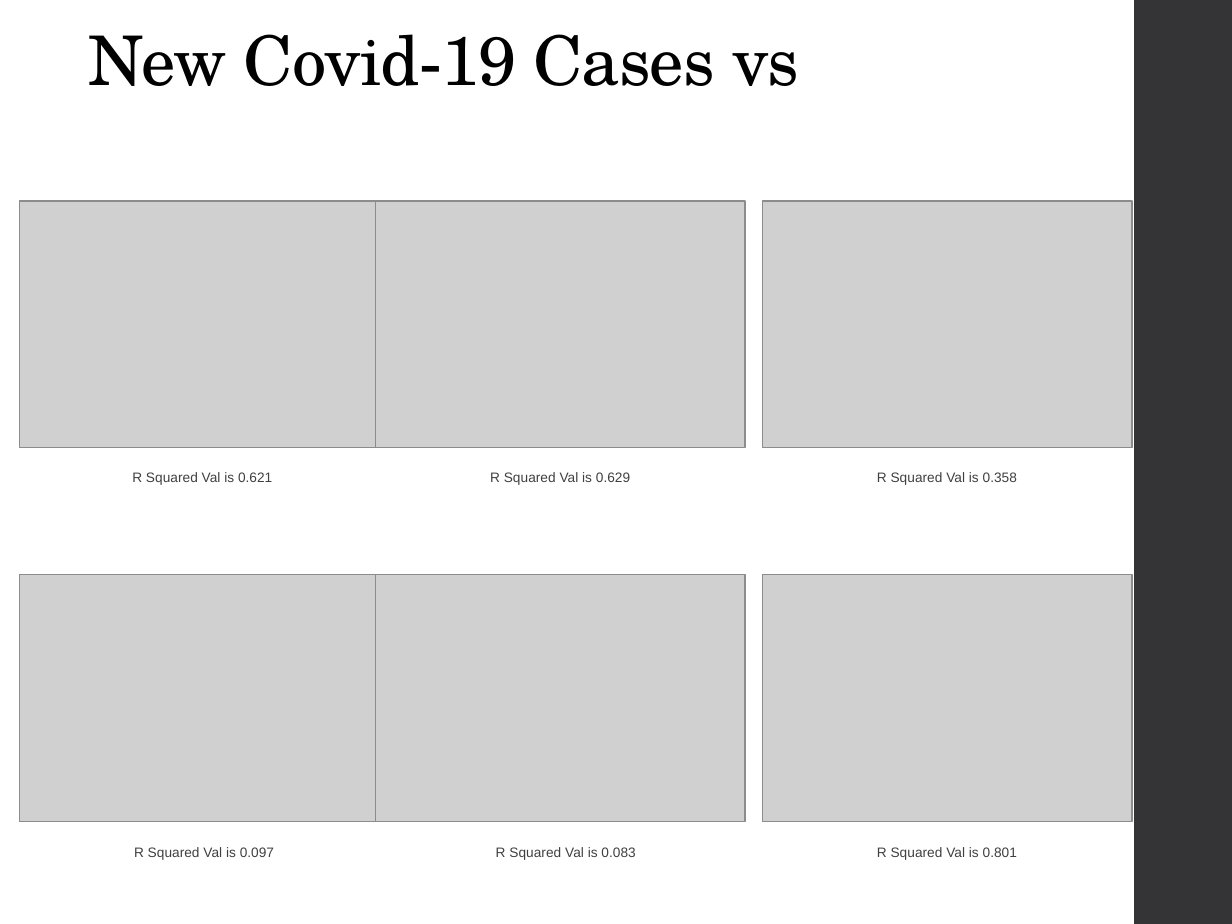
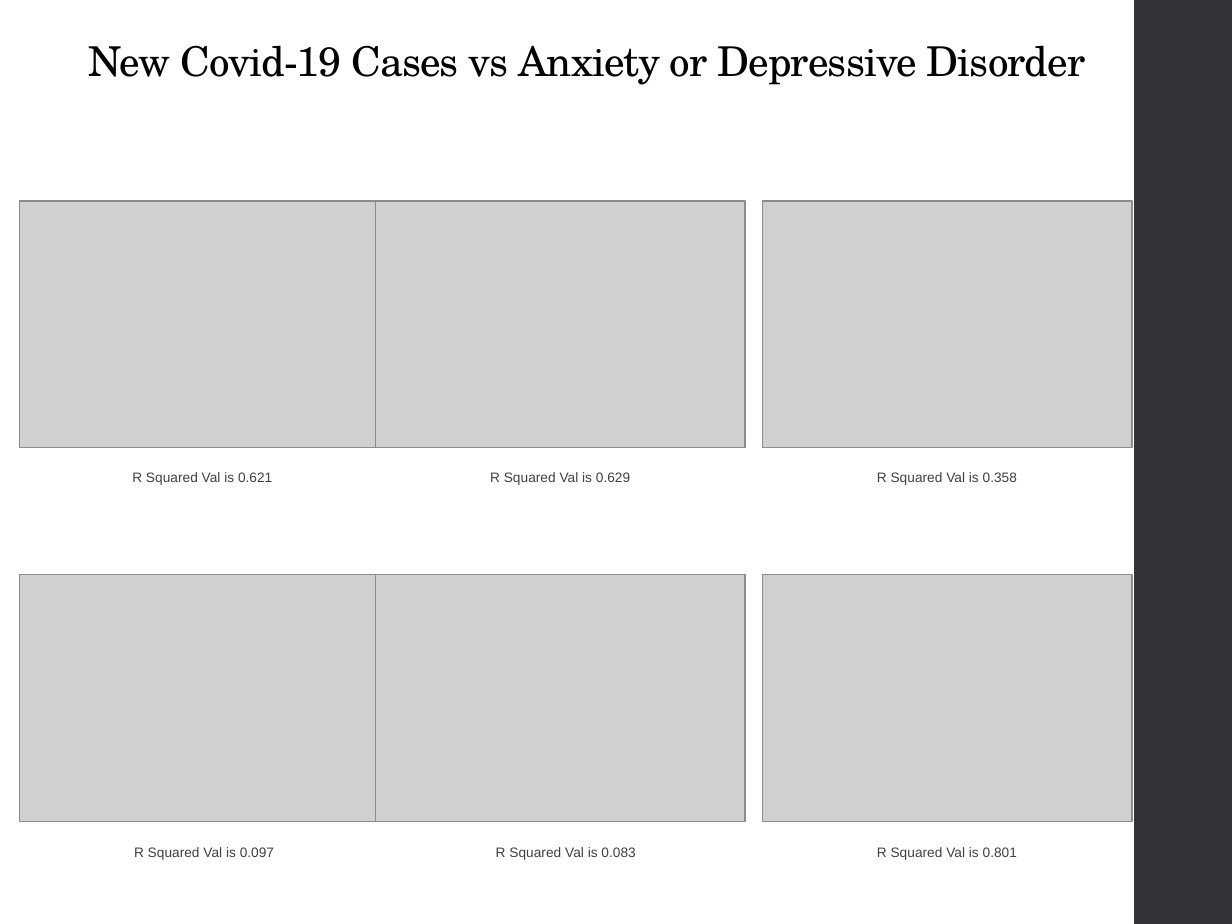
Before and after one commit to GPSHUB/COVID_HEALTH_PROJECT, a slide deck: slide 11 of Project_1_Presentation_Updated_08-25-2020_v3.pptx. Drawn at 1232x924 pixels with LibreOffice and Linux fonts; fonts in the diff are those of the drawing; grey boxes stand for pictures. Boxes give left, top, right and bottom in pixels: in the first picture for what was removed or moved away, otherwise in the second. Text is boxed around its words. In the diff, an @@ line names an element or a change of style, - is before the commit and + after.

```diff
--- a/Project_1_Presentation_Updated_08-25-2020_v3.pptx
+++ b/Project_1_Presentation_Updated_08-25-2020_v3.pptx
@@ text at (89,45,1086,85): text changed; size 40 to 24 pt @@
-New Covid-19 Cases vs
+New Covid-19 Cases vs Anxiety or Depressive Disorder
```
Also in this commit, not shown: 3 other slides changed, 1 slide removed, 1 other file.
